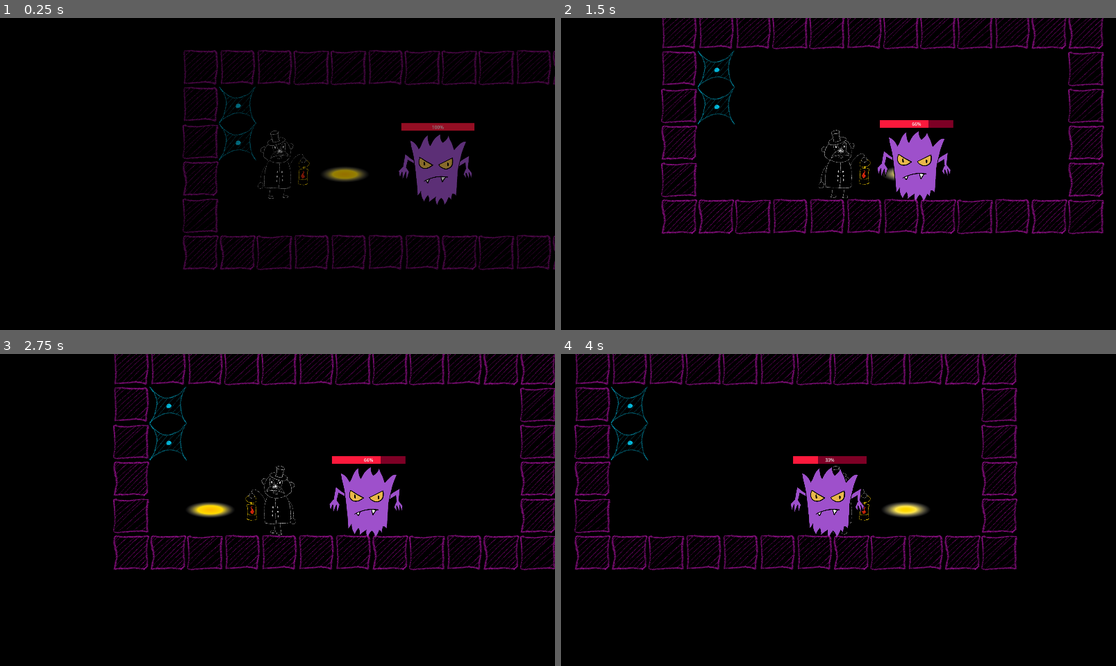
Above: before the commit, frames 1-4 (two rows, left to right).
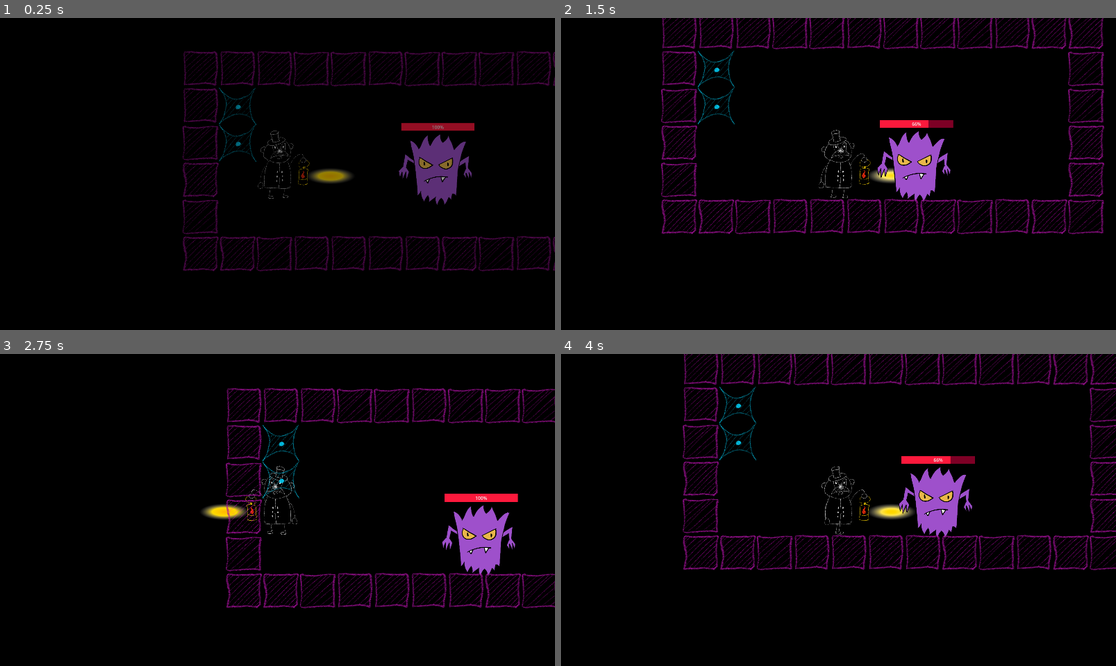
Above: after the commit, the same moments.

Repository: jsCommander/LD-57
Game: Godot game, scene res://main.tscn
Same seed, same stepped clock (60 frames per second), same inputs: the game is played once before the commit and once after it.
Inputs:
- Up to frame 1 (0.25 s): no input
- Up to frame 2 (1.5 s): hold D (move_right) from 0.53 s (still down); tap W (move_up) at 0.77 s
- Up to frame 3 (2.75 s): tap W (move_up) at 1.52 s; release D (move_right) at 2.03 s; hold A (move_left) from 2.03 s (still down)
- Up to frame 4 (4 s): release A (move_left) at 2.78 s; hold D (move_right) from 2.78 s (still down); tap W (move_up) at 3.02, 3.77 s

The runs differ from the first frame. In frame 1, 5.1% of the frame differs, in the area x 32-100%, y 10-82%; in frame 2, 0.1%; in frame 3, 15%, in the area x 20-100%, y 0-82%; in frame 4, 15%.

Commit message:
player death

Diff:
--- a/main.gd
+++ b/main.gd
@@ -1,10 +1,4 @@
 extends Node2D
 
 func _ready() -> void:
-	SM.add_scene(T.GameScreens.SPLASH_SCREEN, "res://scenes/splash_screen.tscn")
-	SM.add_scene(T.GameScreens.WIN_SCREEN, "res://scenes/win_screen.tscn")
-	SM.add_scene(T.GameScreens.LEVEL1, "res://levels/level_1.tscn")
-	SM.add_scene(T.GameScreens.LEVEL2, "res://levels/level_2.tscn")
-	SM.add_scene(T.GameScreens.LEVEL3, "res://levels/level_3.tscn")
-
-	SM.change_scene(T.GameScreens.LEVEL1)
+	SM.change_scene(G.GameScreens.LEVEL1)
--- a/project.godot
+++ b/project.godot
@@ -17,7 +17,6 @@
 
 [autoload]
 
-T="*res://scripts/types.gd"
 EB="*res://scripts/event_bus.gd"
 SM="*res://shared/globals/scene_manager.tscn"
 G="*res://scripts/globals.gd"
--- a/scenes/base_level.gd
+++ b/scenes/base_level.gd
@@ -1,17 +1,20 @@
 class_name BaseLevel extends Node2D
 
-@export var next_level: T.GameScreens
+@export var next_level: G.GameScreens
 
 var enemies: Array[BaseEnemy] = []
 
 func _ready():
+	EB.player_death.connect(_on_player_death)
+
 	for child in get_children():
 		if child is BaseEnemy:
 			enemies.append(child)
 			child.death.connect(_on_enemy_death)
 
-func _process(_delta: float) -> void:
-	pass
+
+func _on_player_death() -> void:
+	SM.restart_scene()
 
 func _on_enemy_death(enemy: BaseEnemy) -> void:
 	enemies.erase(enemy)
--- a/scenes/flashlight.tscn
+++ b/scenes/flashlight.tscn
@@ -34,12 +34,12 @@
 
 [node name="Sprite2D2" type="Sprite2D" parent="."]
 material = SubResource("ShaderMaterial_qlg0r")
-position = Vector2(303, 21)
+position = Vector2(204, 33)
 scale = Vector2(9.42188, 3.14376)
 texture = SubResource("GradientTexture2D_fjrip")
 
 [node name="CollisionShape2D" type="CollisionShape2D" parent="."]
-position = Vector2(257.5, 24.5)
+position = Vector2(222, 30)
 shape = SubResource("RectangleShape2D_dqkch")
 debug_color = Color(0.963377, 2.59906e-06, 0.499073, 0.42)
 
--- a/scenes/player.gd
+++ b/scenes/player.gd
@@ -11,7 +11,6 @@
 @export var ladder_speed: float = 200.0
 @export var max_hitpoint: int = 20
 
-
 @onready var ladder_left_timer: Timer = $LadderLeftTimer
 @onready var body: Node2D = $Body
 @onready var animation_player: AnimationPlayer = $AnimationPlayer
@@ -19,13 +18,7 @@
 var current_state: State = State.WALK
 var near_ladder: bool = false
 
-var hitpoint: Hitpoint = Hitpoint.new()
-
 func _ready():
-	hitpoint.value = max_hitpoint
-	hitpoint.max_value = max_hitpoint
-	hitpoint.health_depleted.connect(_death)
-
 	G.player = self
 
 func _physics_process(delta):
@@ -108,4 +101,8 @@
 	near_ladder = false
 
 func _death():
-	SM.change_scene(T.GameScreens.LOOSE_SCREEN)
+	EB.player_death.emit()
+
+func _on_hit_box_body_entered(body: Node2D) -> void:
+	if body is BaseEnemy:
+		_death()
--- a/scenes/player.tscn
+++ b/scenes/player.tscn
@@ -13,6 +13,9 @@
 
 [sub_resource type="RectangleShape2D" id="RectangleShape2D_qhqgy"]
 size = Vector2(110, 156)
+
+[sub_resource type="RectangleShape2D" id="RectangleShape2D_y4r1p"]
+size = Vector2(84, 128)
 
 [sub_resource type="RectangleShape2D" id="RectangleShape2D_g2els"]
 size = Vector2(85, 119)
@@ -719,6 +722,15 @@
 position = Vector2(3, 7)
 shape = SubResource("RectangleShape2D_qhqgy")
 
+[node name="HitBox" type="Area2D" parent="."]
+collision_layer = 0
+collision_mask = 5
+
+[node name="CollisionShape2D" type="CollisionShape2D" parent="HitBox"]
+position = Vector2(3, 4)
+shape = SubResource("RectangleShape2D_y4r1p")
+debug_color = Color(0.972361, 0, 0.441578, 0.42)
+
 [node name="Body" type="Node2D" parent="."]
 
 [node name="l_leg" type="Sprite2D" parent="Body"]
@@ -798,6 +810,7 @@
 &"": SubResource("AnimationLibrary_d2wvv")
 }
 
+[connection signal="body_entered" from="HitBox" to="." method="_on_hit_box_body_entered"]
 [connection signal="body_entered" from="LadderDetector" to="." method="_on_ladder_detector_body_entered"]
 [connection signal="body_exited" from="LadderDetector" to="." method="_on_ladder_detector_body_exited"]
 [connection signal="timeout" from="LadderLeftTimer" to="." method="_on_ladder_left_timer_timeout"]
--- a/scripts/event_bus.gd
+++ b/scripts/event_bus.gd
@@ -1 +1,8 @@
-extends Node
+class_name EventBus extends Node
+
+signal player_death
+
+func _ready():
+	player_death.connect(func():
+		Logger.log_info(self.name, "Player death event triggered")
+	)
--- a/scripts/globals.gd
+++ b/scripts/globals.gd
@@ -3,3 +3,26 @@
 var player: Node2D
 
 var gravity: float = 980.0
+
+enum GameScreens {
+	SPLASH_SCREEN,
+	LEVEL1,
+	LEVEL2,
+	LEVEL3,
+	LEVEL4,
+	LEVEL5,
+	LEVEL6,
+	LEVEL7,
+	LEVEL8,
+	LEVEL9,
+	LEVEL10,
+	LOOSE_SCREEN,
+	WIN_SCREEN,
+}
+
+func _ready():
+	SM.add_scene(GameScreens.SPLASH_SCREEN, "res://scenes/splash_screen.tscn")
+	SM.add_scene(GameScreens.WIN_SCREEN, "res://scenes/win_screen.tscn")
+	SM.add_scene(GameScreens.LEVEL1, "res://levels/level_1.tscn")
+	SM.add_scene(GameScreens.LEVEL2, "res://levels/level_2.tscn")
+	SM.add_scene(GameScreens.LEVEL3, "res://levels/level_3.tscn")
--- a/scripts/types.gd
+++ /dev/null
@@ -1,17 +0,0 @@
-extends Node
-
-enum GameScreens {
-	SPLASH_SCREEN,
-	LEVEL1,
-	LEVEL2,
-	LEVEL3,
-	LEVEL4,
-	LEVEL5,
-	LEVEL6,
-	LEVEL7,
-	LEVEL8,
-	LEVEL9,
-	LEVEL10,
-	LOOSE_SCREEN,
-	WIN_SCREEN,
-}
--- a/shared/globals/scene_manager.gd
+++ b/shared/globals/scene_manager.gd
@@ -27,9 +27,6 @@
 
 func change_scene(new_scene_key: int):
 	Logger.log_info(LOGGER_NAME, "Changing scene to: %s" % new_scene_key)
-	if new_scene_key == current_scene_key:
-		Logger.log_error(LOGGER_NAME, "Already on scene: %s" % new_scene_key)
-		return
 
 	current_scene_key = new_scene_key
 
@@ -50,11 +47,15 @@
 	var scene_instance = scene_resource.instantiate()
 	Logger.log_debug(LOGGER_NAME, "Scene instantiated: %s" % scene_resource.resource_path)
 
-	spawn.add_child(scene_instance)
+	spawn.call_deferred("add_child",scene_instance)
 	current_scene = scene_instance
 	Logger.log_info(LOGGER_NAME, "Scene %s is active" % scene_instance.name)
 
 	end_transition()
+
+func restart_scene():
+	Logger.log_info(LOGGER_NAME, "Restarting scene %s" % current_scene_key)
+	change_scene(current_scene_key)
 
 func start_transition():
 	canvas_layer.visible = true
Not shown: 1 places in scenes/player.tscn that only renumber resources
Not shown, removed: scripts/types.gd.uid
Not shown, changed: assets/.DS_Store
Not shown, changed: releases/web.zip
